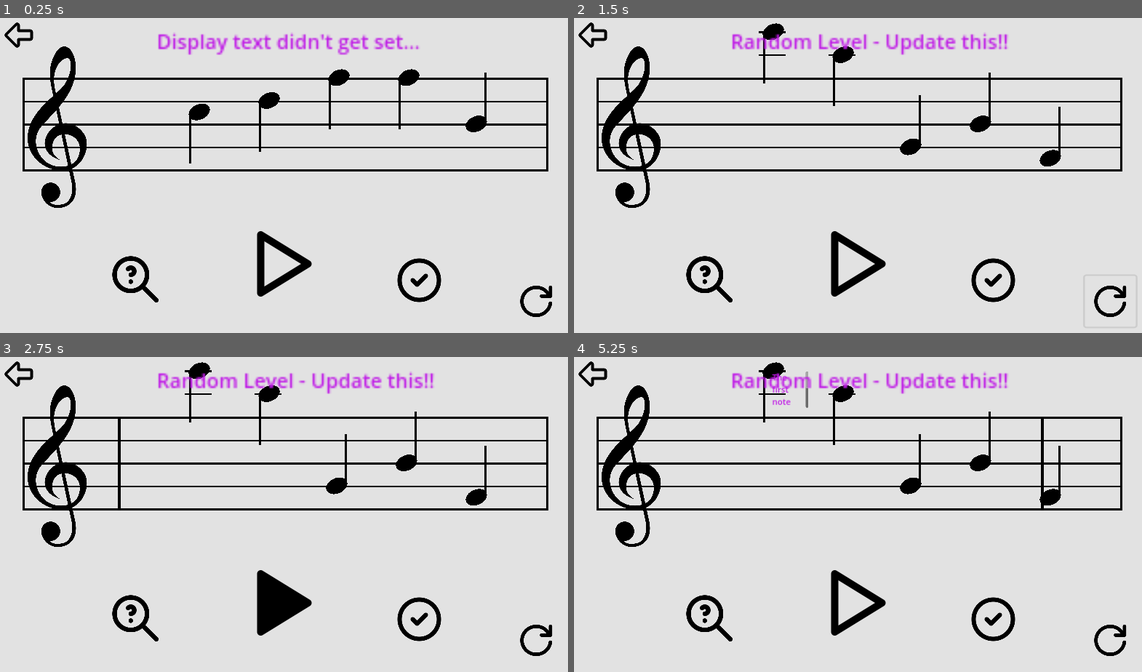
Above: before the commit, frames 1-4 (two rows, left to right).
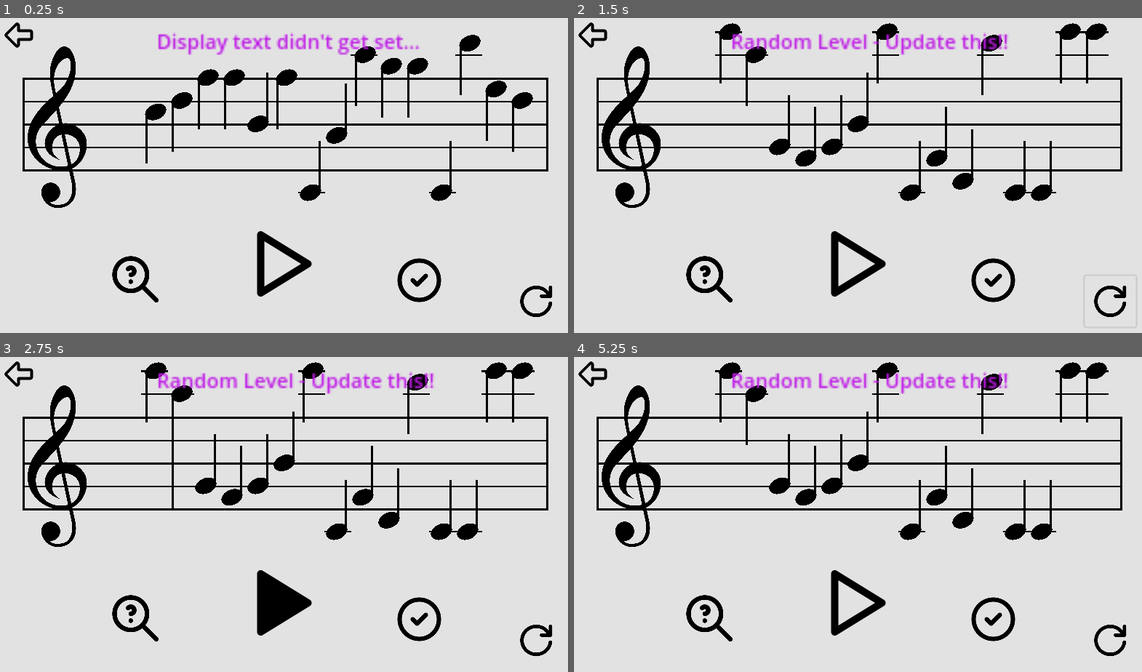
Above: after the commit, the same moments.

Repository: Sniggiho/COMP225-Reluna
Game: Godot game, scene res://Scenes/firstScene.tscn
Two runs of this game, one before a commit and one after it. Both use one fixed random seed, a clock stepped at 60 frames per second and the inputs below.
Inputs (mouse positions are in pixels of both pictures, inside the frame that each line leads up to):
- Up to frame 1 (0.25 s): no input
- Up to frame 2 (1.5 s): click (772, 112) at 0.52 s; click (1107, 301) at 1.27 s
- Up to frame 3 (2.75 s): click (278, 602) at 2 s
- Up to frame 4 (5.25 s): click (852, 602) at 2.75 s; click (994, 618) at 3.5 s; click (710, 618) at 4.25 s; click (772, 372) at 5.02 s

The runs differ from the first frame. In frame 1, 3.6% of the frame differs, in the area x 25-94%, y 5-59%; in frame 2, 4.0%; in frame 3, 4.2%; in frame 4, 4.3%, in the area x 24-95%, y 1-59%.

Commit message:
in class 11_6

Diff:
--- a/Project/Scenes/firstScene.tscn
+++ b/Project/Scenes/firstScene.tscn
@@ -1,6 +1,5 @@
-[gd_scene load_steps=16 format=3 uid="uid://c1qqxujrvquvy"]
+[gd_scene load_steps=15 format=3 uid="uid://c1qqxujrvquvy"]
 
-[ext_resource type="Script" path="res://Scenes/AudioStreamPlayerTest.gd" id="1_x644u"]
 [ext_resource type="Script" path="res://Scenes/LevelManager/LevelManager.gd" id="1_xad2n"]
 [ext_resource type="Texture2D" uid="uid://f7byr3m2so4i" path="res://RelunaIcons/play empty.png" id="3_ad746"]
 [ext_resource type="Texture2D" uid="uid://corvs4jhdgfk3" path="res://RelunaIcons/backArrow.png" id="3_fgehq"]
@@ -27,9 +26,11 @@
 script = ExtResource("1_xad2n")
 numAccidentals = 2
 bySharp = false
+numNotes = 15
 maxDetuneCents = 40
 minDetuneCents = 30
 musicStaff = NodePath("../MusicStaff")
+bpm = 500
 
 [node name="ReturnButton" type="TextureButton" parent="."]
 offset_left = 15.0
@@ -89,41 +90,6 @@
 flat = true
 metadata/_edit_group_ = true
 
-[node name="Debug" type="Node" parent="."]
-
-[node name="TextureRect" type="TextureRect" parent="Debug"]
-visible = false
-offset_right = 196.0
-offset_bottom = 126.0
-size_flags_horizontal = 4
-size_flags_vertical = 4
-
-[node name="RichTextLabel" type="RichTextLabel" parent="Debug"]
-visible = false
-offset_right = 276.0
-offset_bottom = 146.0
-text = "Hello World!"
-
-[node name="AudioStreamPlayer" type="AudioStreamPlayer" parent="Debug"]
-volume_db = -80.0
-script = ExtResource("1_x644u")
-
-[node name="ButtonForDetuned" type="Button" parent="Debug"]
-visible = false
-offset_left = 338.0
-offset_top = 376.0
-offset_right = 751.0
-offset_bottom = 478.0
-text = "press for detuned a3"
-
-[node name="ButtonForInTune" type="Button" parent="Debug"]
-visible = false
-offset_left = 337.0
-offset_top = 184.0
-offset_right = 743.0
-offset_bottom = 285.0
-text = "Press for in tune a3"
-
 [node name="ColorRect" type="ColorRect" parent="."]
 visible = false
 offset_right = 1600.0
@@ -173,5 +139,3 @@
 [connection signal="pressed" from="CheckButton" to="Popup" method="_on_check_button_pressed"]
 [connection signal="pressed" from="ResetButton" to="LevelManager" method="_reset"]
 [connection signal="pressed" from="ResetButton/ResetButton" to="LevelManager" method="_reset"]
-[connection signal="pressed" from="Debug/ButtonForDetuned" to="Debug/AudioStreamPlayer" method="_on_button_pressed"]
-[connection signal="pressed" from="Debug/ButtonForInTune" to="Debug/AudioStreamPlayer" method="_on_button_for_in_tune_pressed"]
